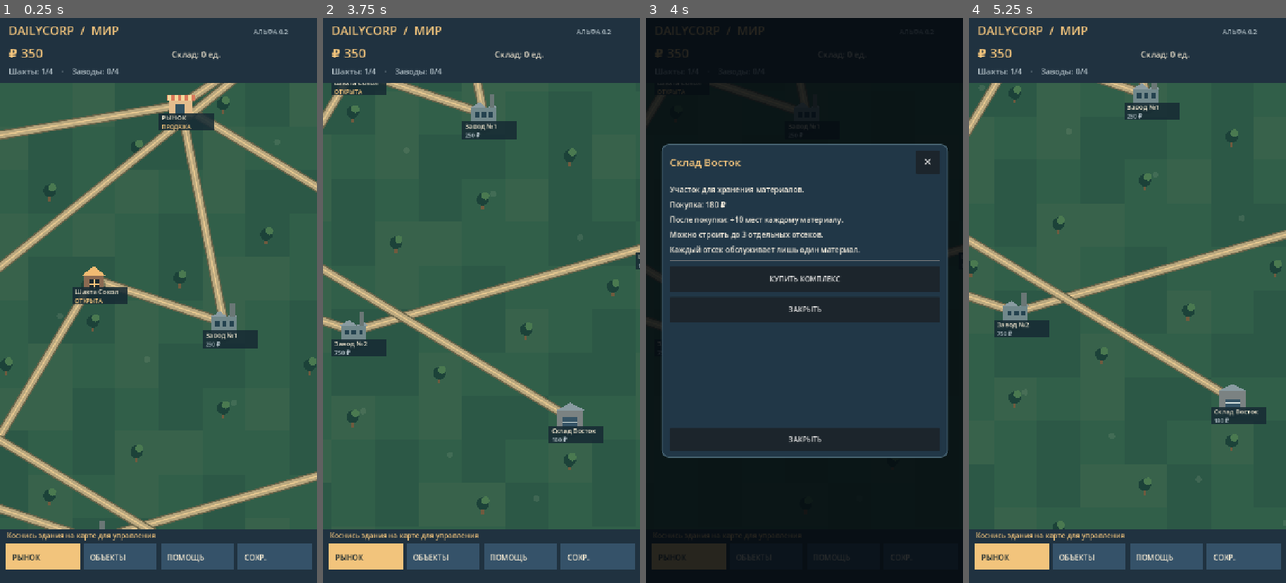
Above: before the commit, frames 1-4 (left to right).
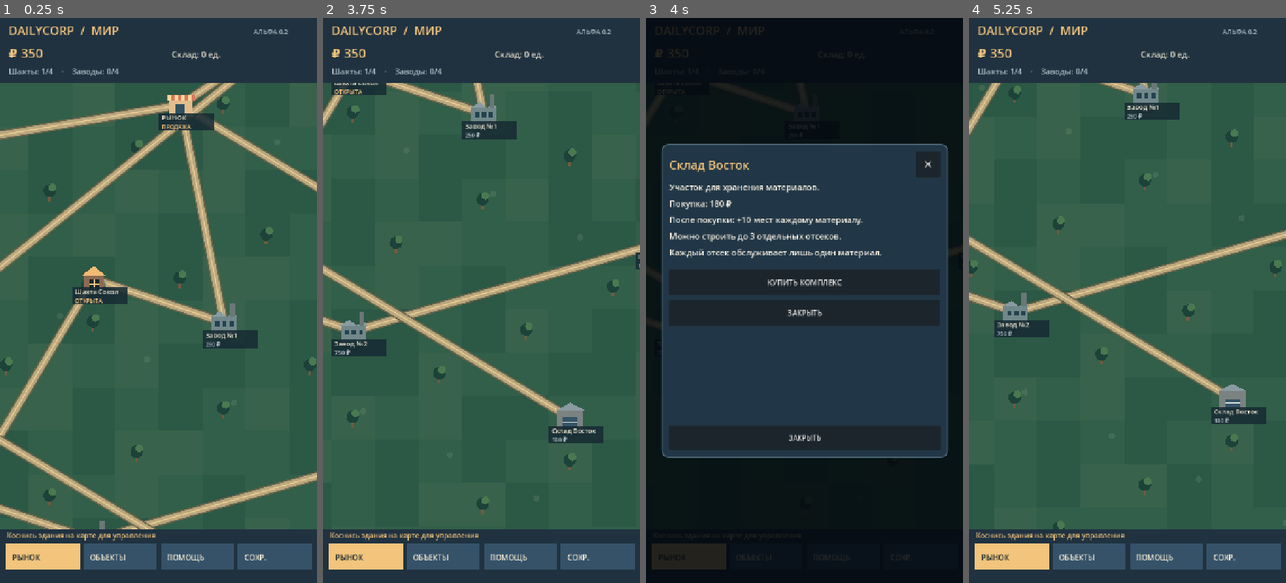
Above: after the commit, the same moments.

Repository: WarfWar/DailyCorp
Game: Godot game, scene res://scenes/main.tscn
The game is run twice, just before and just after one commit, with the same random seed, the same clock (stepped at 60 frames per second) and the same inputs.
Inputs (mouse positions are in pixels of both pictures, inside the frame that each line leads up to):
- Up to frame 1 (0.25 s): no input
- Up to frame 2 (3.75 s): tap Enter at 0.5, 2, 3.5 s; drag from (481, 300) to (513, 176) at 0.52 s; tap Space at 1.25, 2.75 s; drag from (481, 300) to (465, 413) at 1.27 s; move the mouse to (513, 176) at 2.02 s; click (513, 176) at 2.17 s; drag from (465, 413) to (386, 215) at 2.77 s; move the mouse to (576, 385) at 3.52 s; click (576, 385) at 3.67 s
- Up to frame 3 (4 s): no input
- Up to frame 4 (5.25 s): click "ЗАКРЫТЬ" at 4.25 s; tap Space at 5 s; drag from (1032, 215) to (1079, 159) at 5.02 s

Frames 1-2 are identical in both runs. In frame 3, 5.3% of the frame differs, in the area x 5-96%, y 22-78%; in frame 4, nothing differs.

Commit message:
Fix modal overflow using fixed native Panel and independently bounded scroll viewport

Diff:
--- a/scripts/responsive_dialog.gd
+++ b/scripts/responsive_dialog.gd
@@ -1,10 +1,12 @@
 extends Control
-# Shared responsive modal UI: always-visible close control + scrollable commands.
+# A resizable modal made of native Godot Controls. Header/footer NEVER scroll.
 signal closed
 
-var frame: PanelContainer
+var frame: Panel
 var blocker: ColorRect
 var header: Label
+var close_top: Button
+var close_bottom: Button
 var viewport_scroll: ScrollContainer
 var content: VBoxContainer
 var action_callback: Callable
@@ -15,81 +17,62 @@
 func _ready() -> void:
     mouse_filter = Control.MOUSE_FILTER_STOP
     set_anchors_and_offsets_preset(Control.PRESET_FULL_RECT)
+
     blocker = ColorRect.new()
-    blocker.color = Color(0.015, 0.035, 0.055, 0.85)
+    blocker.color = Color(0.01, 0.03, 0.05, 0.86)
     blocker.mouse_filter = Control.MOUSE_FILTER_STOP
+    add_child(blocker)
     blocker.set_anchors_and_offsets_preset(Control.PRESET_FULL_RECT)
-    add_child(blocker)
 
-    frame = PanelContainer.new()
+    frame = Panel.new()
     frame.mouse_filter = Control.MOUSE_FILTER_STOP
-    var panel_style := StyleBoxFlat.new()
-    panel_style.bg_color = Color("#213747")
-    panel_style.set_corner_radius_all(15)
-    panel_style.set_border_width_all(2)
-    panel_style.border_color = Color("#58798a")
-    frame.add_theme_stylebox_override("panel", panel_style)
+    var style := StyleBoxFlat.new()
+    style.bg_color = Color("#213747")
+    style.set_corner_radius_all(14)
+    style.set_border_width_all(2)
+    style.border_color = Color("#5d7b8d")
+    frame.add_theme_stylebox_override("panel",style)
     add_child(frame)
 
-    var margin := MarginContainer.new()
-    margin.add_theme_constant_override("margin_left", 16)
-    margin.add_theme_constant_override("margin_top", 12)
-    margin.add_theme_constant_override("margin_right", 16)
-    margin.add_theme_constant_override("margin_bottom", 12)
-    frame.add_child(margin)
+    header = Label.new()
+    header.autowrap_mode = TextServer.AUTOWRAP_WORD_SMART
+    header.vertical_alignment = VERTICAL_ALIGNMENT_CENTER
+    header.add_theme_color_override("font_color",Color("#f3c47d"))
+    frame.add_child(header)
 
-    var column := VBoxContainer.new()
-    column.add_theme_constant_override("separation", 10)
-    margin.add_child(column)
-
-    var top_row := HBoxContainer.new()
-    top_row.add_theme_constant_override("separation", 9)
-    column.add_child(top_row)
-
-    header = Label.new()
-    header.size_flags_horizontal = Control.SIZE_EXPAND_FILL
-    header.vertical_alignment = VERTICAL_ALIGNMENT_CENTER
-    header.autowrap_mode = TextServer.AUTOWRAP_WORD_SMART
-    header.add_theme_color_override("font_color", Color("#f3c47d"))
-    top_row.add_child(header)
-
-    var x := Button.new()
-    x.text = "✕"
-    x.tooltip_text = "Закрыть окно"
-    x.custom_minimum_size = Vector2(54, 54)
-    x.add_theme_font_size_override("font_size", 24)
-    x.pressed.connect(close_dialog)
-    top_row.add_child(x)
-
-    var separator := HSeparator.new()
-    column.add_child(separator)
+    close_top = Button.new()
+    close_top.text = "✕"
+    close_top.tooltip_text = "Закрыть окно"
+    close_top.custom_minimum_size = Vector2.ZERO
+    close_top.pressed.connect(close_dialog)
+    frame.add_child(close_top)
 
     viewport_scroll = ScrollContainer.new()
-    viewport_scroll.size_flags_vertical = Control.SIZE_EXPAND_FILL
-    viewport_scroll.size_flags_horizontal = Control.SIZE_EXPAND_FILL
+    viewport_scroll.custom_minimum_size = Vector2.ZERO
     viewport_scroll.horizontal_scroll_mode = ScrollContainer.SCROLL_MODE_DISABLED
-    column.add_child(viewport_scroll)
+    viewport_scroll.mouse_filter = Control.MOUSE_FILTER_STOP
+    frame.add_child(viewport_scroll)
 
     content = VBoxContainer.new()
-    content.add_theme_constant_override("separation", 11)
     content.size_flags_horizontal = Control.SIZE_EXPAND_FILL
+    content.add_theme_constant_override("separation", 10)
     viewport_scroll.add_child(content)
 
-    var bottom := Button.new()
-    bottom.text = "ЗАКРЫТЬ"
-    bottom.custom_minimum_size = Vector2(0, 53)
-    bottom.pressed.connect(close_dialog)
-    column.add_child(bottom)
+    close_bottom = Button.new()
+    close_bottom.text = "ЗАКРЫТЬ"
+    close_bottom.custom_minimum_size = Vector2.ZERO
+    close_bottom.pressed.connect(close_dialog)
+    frame.add_child(close_bottom)
 
     resized.connect(reflow)
     get_viewport().size_changed.connect(reflow)
     reflow()
 
 func present(title: String, details: Array, actions: Array, callback: Callable) -> void:
-    action_callback = callback
     heading_text = title
     detail_lines = details
     commands = actions
+    action_callback = callback
     rebuild()
     show()
     reflow()
@@ -100,28 +83,27 @@
     for child in content.get_children():
         content.remove_child(child)
         child.queue_free()
-    var w := maxf(280.0, size.x)
-    var body_font := clampi(roundi(w * 0.023), 15, 21)
+    var body_font := clampi(roundi(size.x * 0.026), 15, 22)
     for item in detail_lines:
         var row := Label.new()
-        row.text = item
+        row.text = str(item)
         row.autowrap_mode = TextServer.AUTOWRAP_WORD_SMART
-        row.add_theme_color_override("font_color", Color("#f6eedf"))
-        row.add_theme_font_size_override("font_size", body_font)
+        row.add_theme_color_override("font_color",Color("#f5eddf"))
+        row.add_theme_font_size_override("font_size",body_font)
         row.size_flags_horizontal = Control.SIZE_EXPAND_FILL
         content.add_child(row)
-    if not detail_lines.is_empty():
+    if detail_lines.size() > 0:
         var line := HSeparator.new()
         content.add_child(line)
     for i in range(commands.size()):
-        var button := Button.new()
-        button.text = commands[i]
-        button.custom_minimum_size = Vector2(0, clampf(size.y * 0.065, 44, 58))
-        button.add_theme_font_size_override("font_size", clampi(roundi(w * 0.022), 14, 20))
-        button.size_flags_horizontal = Control.SIZE_EXPAND_FILL
-        button.clip_text = true
-        button.pressed.connect(_choose.bind(i))
-        content.add_child(button)
+        var action := Button.new()
+        action.text = str(commands[i])
+        action.custom_minimum_size = Vector2(0,clampf(size.y*0.065,44.0,59.0))
+        action.add_theme_font_size_override("font_size",clampi(roundi(size.x*0.023),14,20))
+        action.clip_text = true
+        action.size_flags_horizontal = Control.SIZE_EXPAND_FILL
+        action.pressed.connect(_choose.bind(i))
+        content.add_child(action)
     viewport_scroll.scroll_vertical = 0
 
 func _choose(index: int) -> void:
@@ -138,12 +120,27 @@
     var available := size
     if available.x <= 0.0 or available.y <= 0.0:
         return
-    var width := clampf(available.x * 0.92, 200.0, 650.0)
-    width = minf(width, available.x - 8)
-    var height := clampf(available.y * 0.78, 185.0, 710.0)
-    height = minf(height, available.y - 8)
-    frame.position = (available - Vector2(width,height)) * 0.5
-    frame.size = Vector2(width,height)
+    # Center the dialog on any viewport, with no minimum-height propagation.
+    var dialog_width := minf(650.0, maxf(185.0, available.x * 0.92))
+    dialog_width = minf(dialog_width,available.x-8.0)
+    var dialog_height := minf(710.0,maxf(168.0,available.y*0.80))
+    dialog_height = minf(dialog_height,available.y-8.0)
+    frame.position = (available-Vector2(dialog_width,dialog_height))*0.5
+    frame.size = Vector2(dialog_width,dialog_height)
+    var pad := clampf(dialog_width*0.026,7.0,18.0)
+    var head_height := clampf(dialog_height*0.13,41.0,59.0)
+    var close_height := clampf(dialog_height*0.14,41.0,55.0)
+    var button_width := clampf(dialog_width*0.13,40.0,55.0)
     header.text = heading_text
-    header.add_theme_font_size_override("font_size", clampi(roundi(available.x * 0.033), 18, 27))
-    # Scrollable content ensures the close button remains in the visible header and footer.
+    header.add_theme_font_size_override("font_size",clampi(roundi(dialog_width*0.044),16,27))
+    header.position = Vector2(pad,pad)
+    header.size = Vector2(maxf(20,dialog_width-3*pad-button_width),head_height)
+    close_top.position = Vector2(dialog_width-pad-button_width,pad)
+    close_top.size = Vector2(button_width,head_height)
+    close_top.add_theme_font_size_override("font_size",clampi(roundi(dialog_width*0.04),16,24))
+    close_bottom.position = Vector2(pad,dialog_height-pad-close_height)
+    close_bottom.size = Vector2(dialog_width-pad*2,close_height)
+    var top := pad+head_height+9.0
+    var bottom := close_bottom.position.y-8.0
+    viewport_scroll.position = Vector2(pad,top)
+    viewport_scroll.size = Vector2(dialog_width-pad*2,maxf(16.0,bottom-top))
